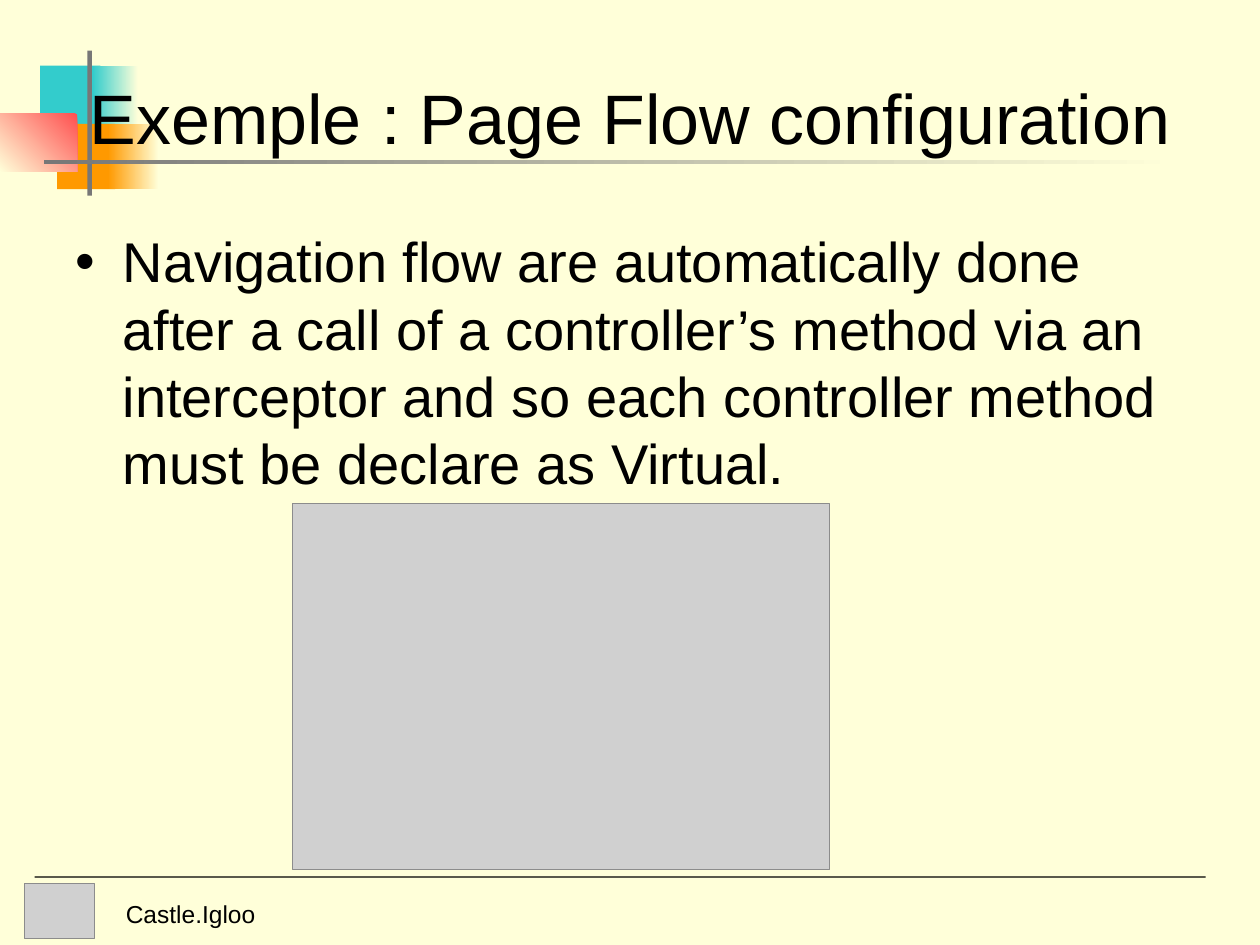
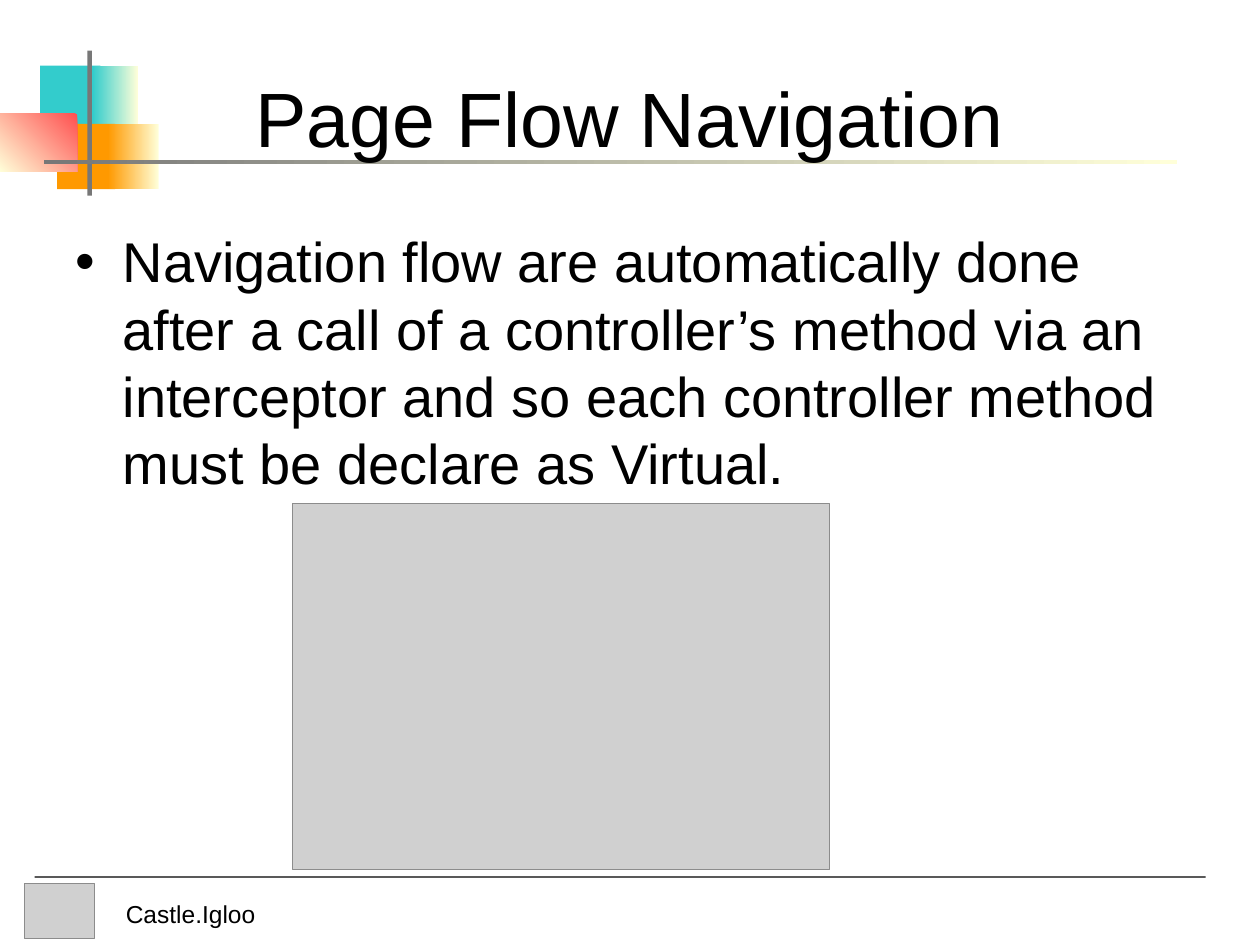
Before and after one commit to castleproject/Core, a slide deck: slide 15 of Experiments/Castle.Igloo/doc/Igloo Presentation.ppt. Drawn at 1260x945 pixels with LibreOffice and Linux fonts; fonts in the diff are those of the drawing; grey boxes stand for pictures. Boxes give left, top, right and bottom in pixels: in the first picture for what was removed or moved away, otherwise in the second. Text is boxed around its words. In the diff, an @@ line names an element or a change of style, - is before the commit and + after.

```diff
--- a/Experiments/Castle.Igloo/doc/Igloo Presentation.ppt
+++ b/Experiments/Castle.Igloo/doc/Igloo Presentation.ppt
@@ background #FFFFD9 to #FFFFFF @@
@@ title at [255,91,1004,162]: text changed; size 40 to 44 pt @@
-Exemple : Page Flow configuration
+Page Flow Navigation
```
Also in this commit, not shown: 19 other slides changed.
